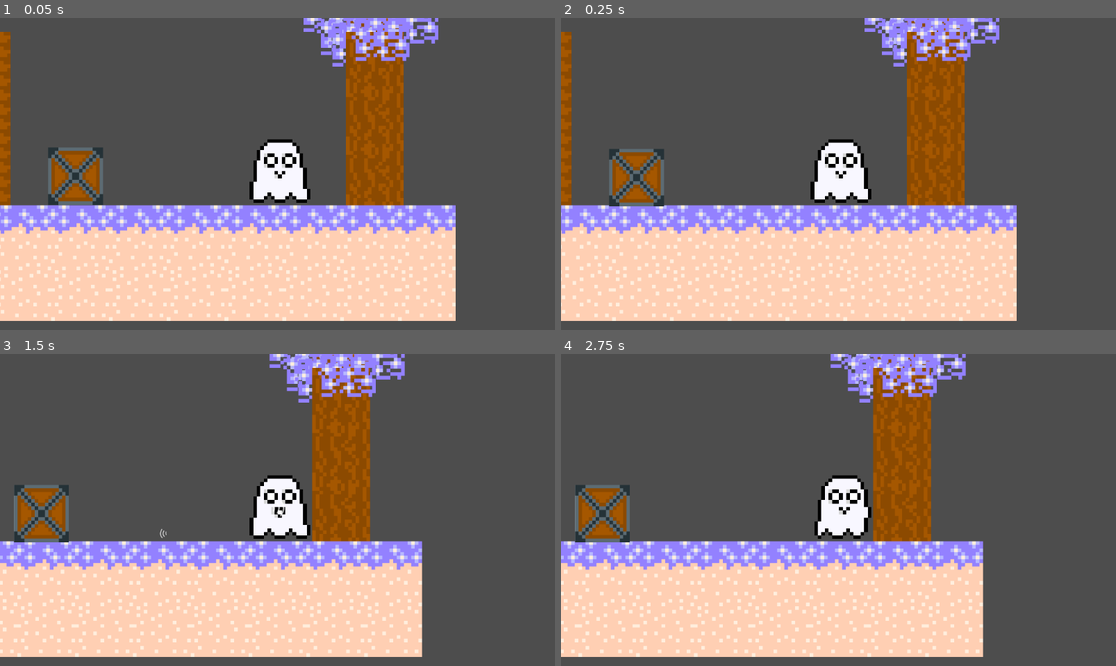
Above: before the commit, frames 1-4 (two rows, left to right).
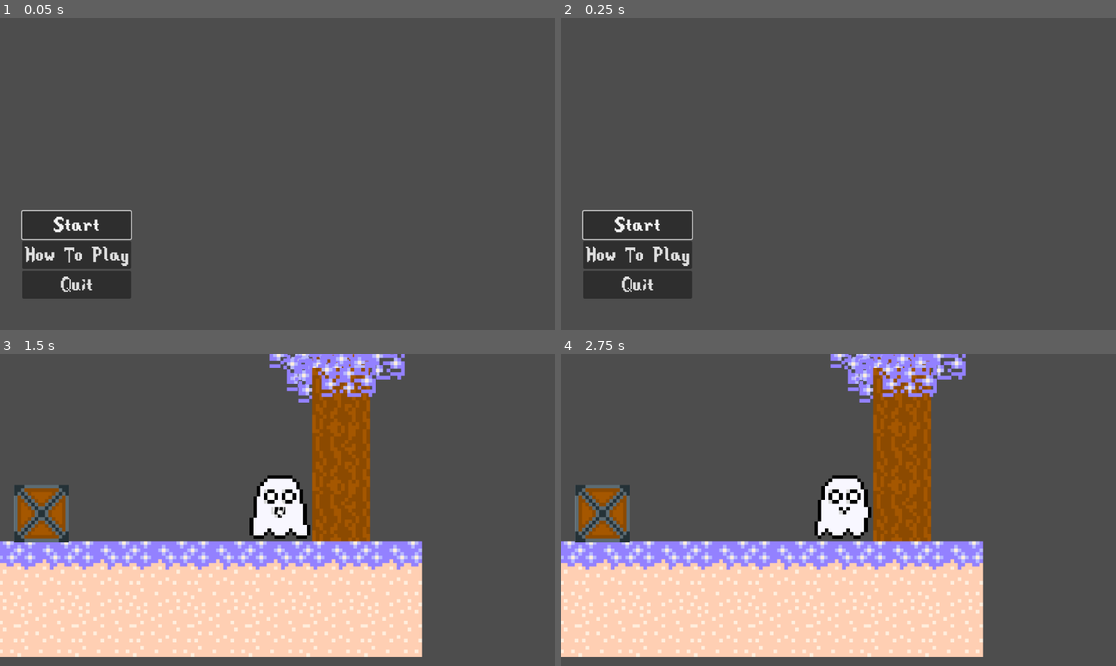
Above: after the commit, the same moments.

Repository: IonelPopJara/Game
Game: Godot game, scene res://Scenes/menu.tscn
The game is run twice, just before and just after one commit, with the same random seed, the same clock (stepped at 60 frames per second) and the same inputs. Before the commit the project starts from res://Scenes/Level1.tscn.
Inputs (mouse positions are in pixels of both pictures, inside the frame that each line leads up to):
- Up to frame 1 (0.05 s): no input
- Up to frame 2 (0.25 s): no input
- Up to frame 3 (1.5 s): click (77, 559) at 0.5 s, where only the run after the commit has a clickable "Start"; move the mouse to (399, 494) at 1.27 s; press the mouse at (399, 494) at 1.28 s; hold D (move_right) from 1.28 s (still down)
- Up to frame 4 (2.75 s): keep holding D (move_right); tap Space (jump) at 1.52, 2.27 s; move the mouse to (727, 525) at 2.02 s; release the mouse at (727, 525) at 2.03 s; tap 1 (whisper_1) at 2.1 s

The runs differ from the first frame. In frame 1, 42% of the frame differs, in the area x 0-83%, y 0-98%; in frame 2, 42%; in frame 3, less than 0.1%; in frame 4, nothing differs.

Commit message:
Fix before merge

Diff:
--- a/Scenes/Level1.tscn
+++ b/Scenes/Level1.tscn
@@ -58,5 +58,6 @@
 
 [node name="CharacterBody2D" parent="." instance=ExtResource("2_0babs")]
 position = Vector2(1503, 488)
+
 [node name="Movable Block2" parent="." instance=ExtResource("3_5u8mb")]
 position = Vector2(942, 488)
--- a/project.godot
+++ b/project.godot
@@ -11,7 +11,7 @@
 [application]
 
 config/name="Game"
-run/main_scene="res://Scenes/Level1.tscn"
+run/main_scene="res://Scenes/menu.tscn"
 config/features=PackedStringArray("4.2", "Forward Plus")
 config/icon="res://icon.svg"
 
Not shown: 1 places in Scenes/Level1.tscn that only renumber resources
